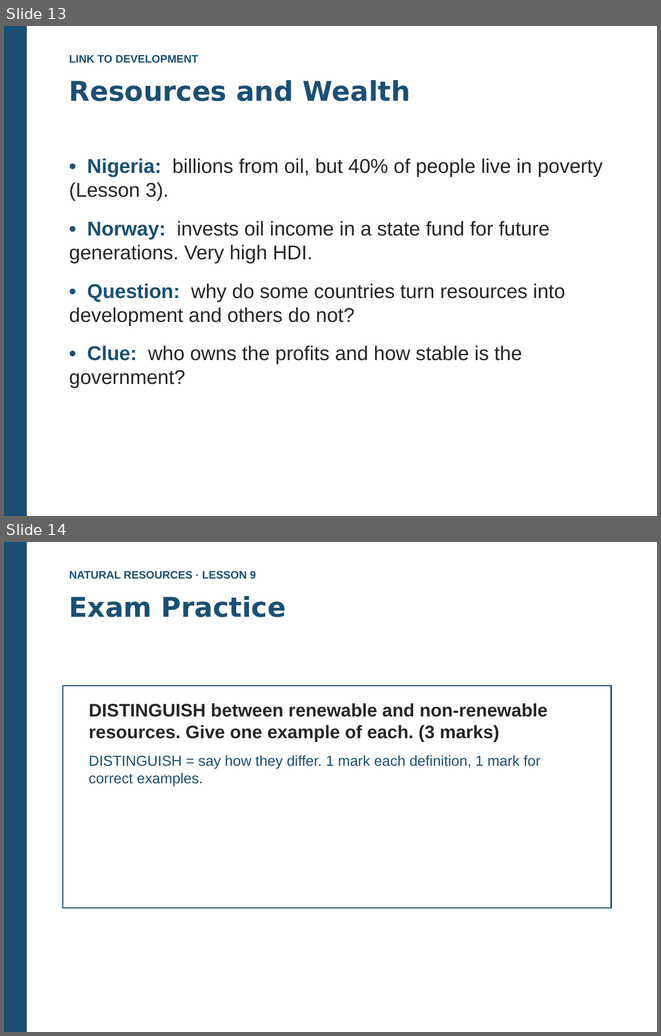
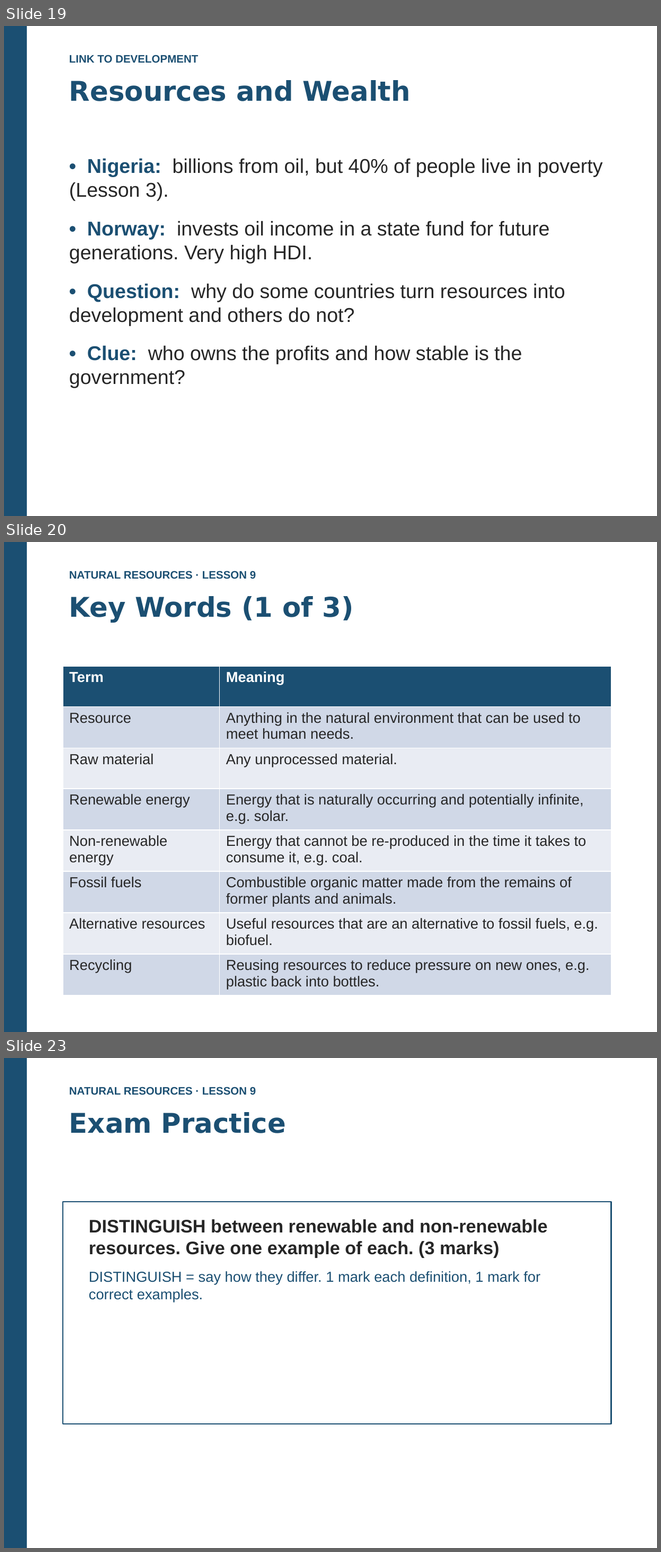
Before and after one commit to kalzei/seeh, a slide deck: materials/s6/geo/9.EN_Geo_NaturalResources_L9_WhatAreResources.pptx. Shown one above the other, each under a label of ours: slides 13 and 14 before the commit, slides 19, 20 and 23 after it; the slides between them are not shown. The pictures are 661x1036 and 661x1552 pixels, drawn with LibreOffice and Linux fonts; fonts in the diff are those of the drawing. Boxes give left, top, right and bottom in pixels: in the first picture for what was removed or moved away, otherwise in the second. Text is boxed around its words. In the diff, an @@ line names an element or a change of style, - is before the commit and + after.

```diff
--- a/materials/s6/geo/9.EN_Geo_NaturalResources_L9_WhatAreResources.pptx
+++ b/materials/s6/geo/9.EN_Geo_NaturalResources_L9_WhatAreResources.pptx
@@ slide 20 added at (4, 542, 657, 1032), background #FFFFFF @@
@@ rectangle added at (4, 542, 27, 1032), fill #1B4F72 @@
@@ text added at (69, 571, 256, 579), 12 pt, text #1B4F72, bold @@
+NATURAL RESOURCES · LESSON 9
@@ text added at (69, 596, 354, 622), 30 pt, text #1B4F72, bold @@
+Key Words (1 of 3)
@@ table added at (63, 666, 611, 991), 8 rows, 2 columns @@
+Term | Meaning
+Resource | Anything in the natural environment that can be used to meet human needs.
+Raw material | Any unprocessed material.
+Renewable energy | Energy that is naturally occurring and potentially infinite, e.g. solar.
+Non-renewable energy | Energy that cannot be re-produced in the time it takes to consume it, e.g. coal.
+Fossil fuels | Combustible organic matter made from the remains of former plants and animals.
+Alternative resources | Useful resources that are an alternative to fossil fuels, e.g. biofuel.
+Recycling | Reusing resources to reduce pressure on new ones, e.g. plastic back into bottles.
@@ what was slide 13 is now slide 19 @@
@@ what was slide 14 is now slide 23 @@
```
Also in this commit, not shown: 11 other slides added, 1 other file.
